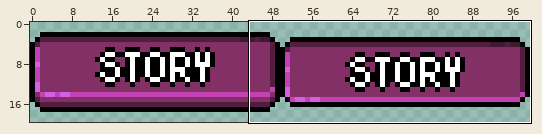
A sprite sheet gets an edit: Assets/Sprites/UI/Buttons/storymode.png. The first picture is a wide view before the edit; the outline marks the close-up.
Close-up. Earlier state:
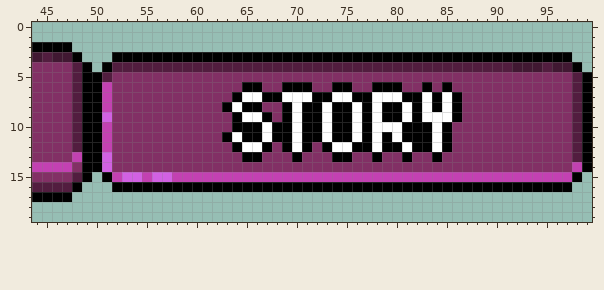
The file is 100x20 pixels. Shown: x 44..99, y 0..19.
Now the later version:
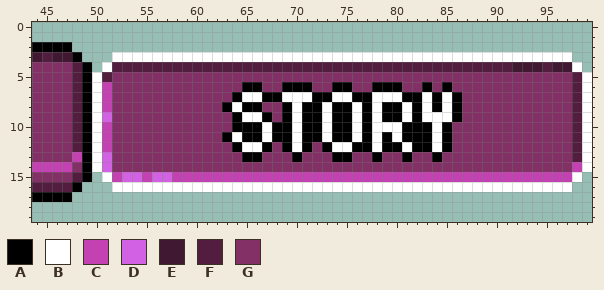
Palette (. is transparent): A #000000  B #ffffff  C #c341b2  D #d261e3  E #411832  F #521d3f  G #823065
The edit:
Changed rows in their new state; - is an unchanged pixel.
first column x 50:
 3 --BBBBBBBBBBBBBBBBBBBBBBBBBBBBBBBBBBBBBBBBBBBBBB--
 4 -B----------------------------------------------B-
 5 B------------------------------------------------B
 6 B------------------------------------------------B
 7 B------------------------------------------------B
 8 B------------------------------------------------B
 9 B------------------------------------------------B
10 B------------------------------------------------B
11 B------------------------------------------------B
12 B------------------------------------------------B
13 B------------------------------------------------B
14 B------------------------------------------------B
15 -B----------------------------------------------B-
16 --BBBBBBBBBBBBBBBBBBBBBBBBBBBBBBBBBBBBBBBBBBBBBB--
